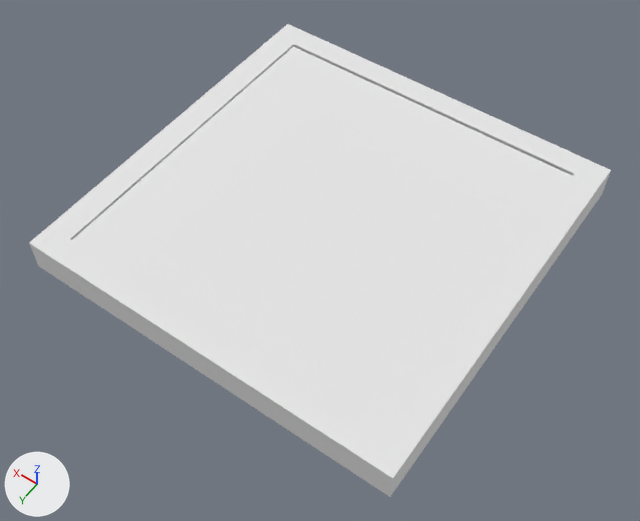
The Blender file modeling/trampilla.blend: old version first, new version second.
Before and after are seen from a 50 mm lens placed at (-96.5, 140.0, 196.9), pointed at (-3.1, 9.1, -8.7). Lighting does not change. The marker at lower left points along +X, +Y and +Z.

Before the edit, the objects in view are built like this:
```python
me_cube = bpy.data.meshes.new('Cube')
me_cube.from_pydata(...)  # 36 vertices, 33 faces; spans x -1.0..1.0, y -1.0..1.0, z -1.89..1.0
# faces by material slot: [32, 1]
me_cube.materials.append(mat_trampilla)  # its picture is missing
me_cube.materials.append(mat_negro)  # its picture is missing
me_cube_001 = bpy.data.meshes.new('Cube.001')
me_cube_001.from_pydata(...)  # 8 vertices, 5 faces; spans x 1.4..104.9, y -51.4..53.2, z -1.2..10.4
me_cube_001.materials.append(mat_trampilla)  # its picture is missing
# before: 0 (1.4, -51.4, 10.4) at pixel (574, 176), 1 (1.4, 53.2, 10.4) at pixel (380, 439), 2 (104.9, -51.4, 10.4) at pixel (293, 46), 3 (104.9, 53.2, 10.4) at pixel (69, 242), 4 (104.9, 53.2, -1.2)
# before: 5 (104.9, -51.4, -1.2), 6 (1.4, -51.4, -1.2), 7 (1.4, 53.2, -1.2)
ob_puerta = bpy.data.objects.new('puerta', me_cube_001)
ob_puerta.location = (-53.7, 0.0, -5.3)
ob_trampilla = bpy.data.objects.new('trampilla', me_cube)
ob_trampilla.location = (0.0, 0.0, 0.0)
ob_trampilla.rotation_euler = (0.0, 0.0, 1.571)  # degrees (0, 0, 90)
ob_trampilla.scale = (60.0, 60.0, 5.29)
```
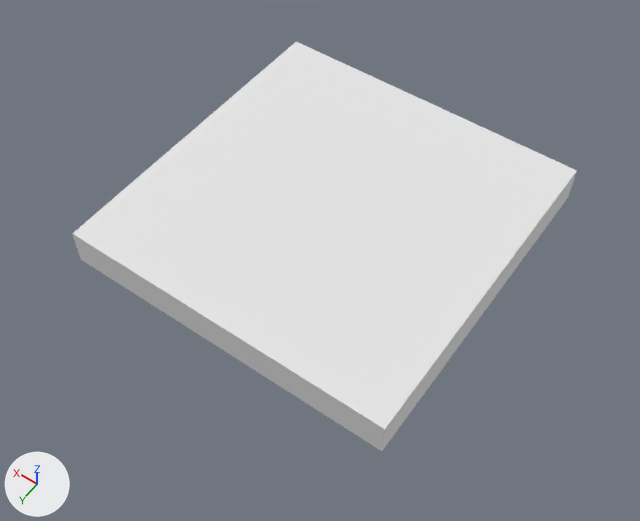
The newer file is also turned or shifted as a whole; pictures and numbers use the older file's frame.

Location of each change, (x1, y1, x2, y2) in pixels of the pictures (640 x 521 px):
```json
{"object": "puerta", "change": "reshaped", "before": [72, 47, 572, 434], "after": [72, 42, 577, 451]}
{"object": "trampilla", "change": "hidden", "before": [29, 24, 611, 497]}
```

Scene script edits in JSON lines:
```json
{"block": "me_cube_001", "where": "me_cube_001.from_pydata(...)  # 8 vertices, 5 faces; spans x 1.4..104.9, y -51.4..53.2, z -1.2..10.4"}
{"block": "me_cube_001", "where": "# used by ob_puerta; location = (-53.7, 0.0, -5.3)"}
{"block": "me_cube_001", "where": "# verts and faces of me_cube_001; kept vertices keep their numbers, new ones are numbered from 8"}
{"block": "me_cube_001", "change": "me_cube_001 part 1"}
{"op": "add", "block": "me_cube_001", "code": "delete_vertices([*range(0, 8)])  # with the faces that use them"}
{"op": "add", "block": "me_cube_001", "code": "verts[8] = (1.6, 51.4, 12.2)  # pixel (384, 429)"}
{"op": "add", "block": "me_cube_001", "code": "verts[9] = (1.6, -53.3, 11.3)  # pixel (577, 170)"}
{"op": "add", "block": "me_cube_001", "code": "verts[10] = (1.6, -53.2, -0.3)  # pixel (568, 197)"}
{"op": "add", "block": "me_cube_001", "code": "verts[11] = (1.6, 51.5, 0.6)  # pixel (381, 451)"}
{"op": "add", "block": "me_cube_001", "code": "for new, old in zip([*range(12, 16)], [*range(8, 12)]): verts[new] = verts[old] + (103.5, 0.0, 0.0)"}
{"op": "add", "block": "me_cube_001", "code": "faces += [(8, 11, 10, 9), (8, 12, 13, 9), (12, 13, 14, 15), (9, 10, 14, 13), (8, 12, 15, 11)]"}
{"op": "add", "block": "ob_trampilla", "code": "ob_trampilla.hide_render = True"}
```
